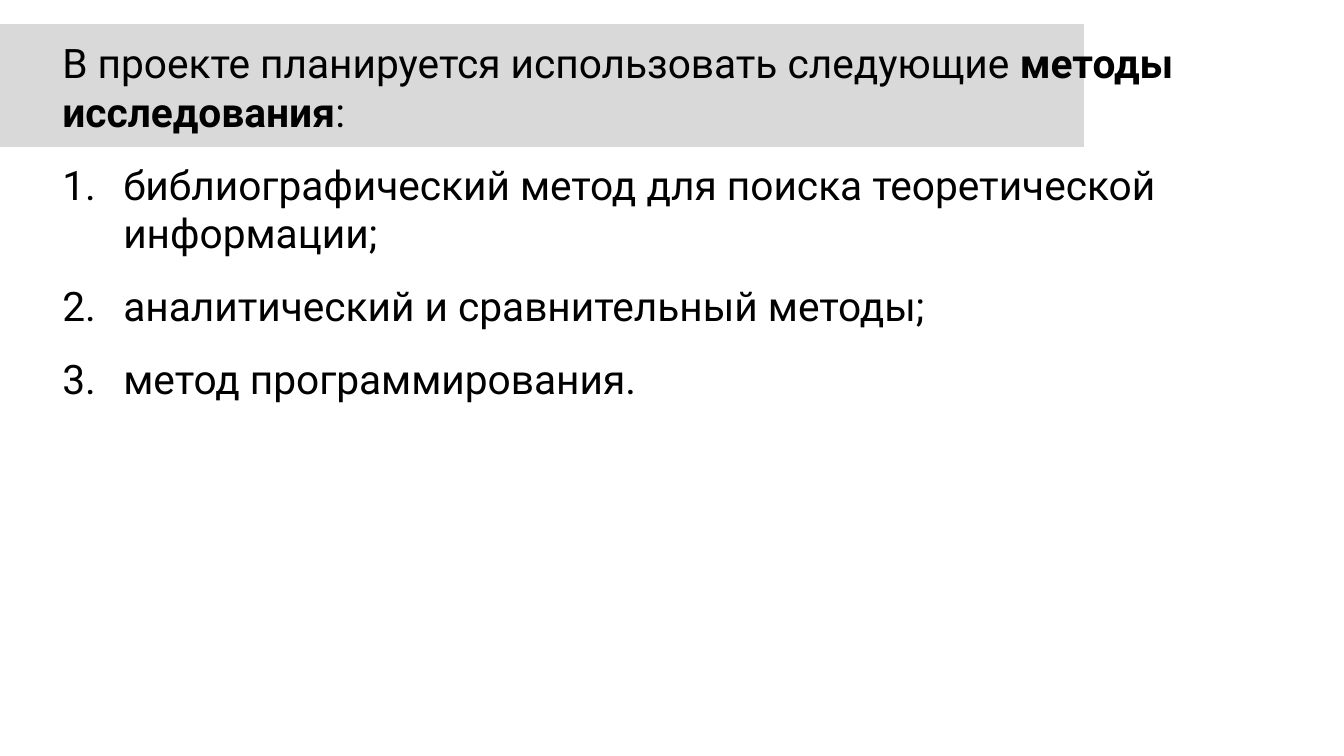
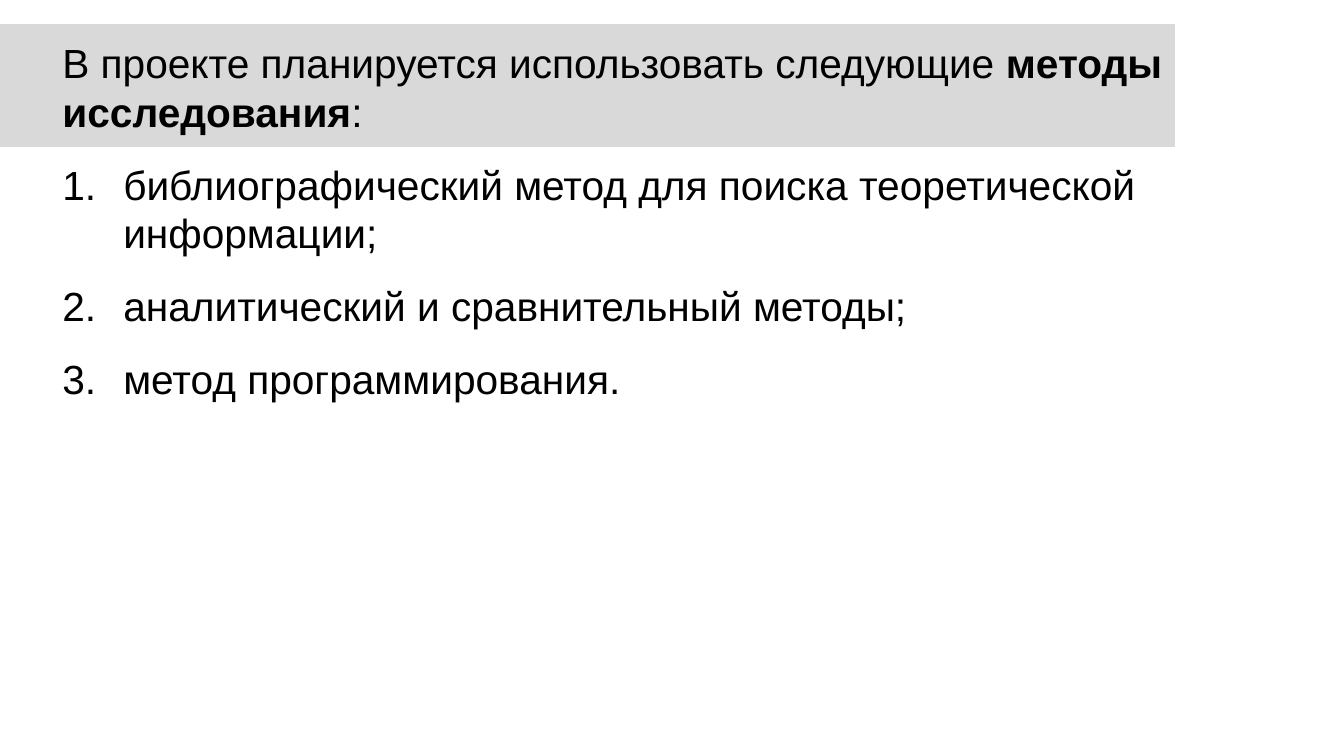
Before and after one commit to BendySonic/lampotory, a slide deck: slide 4 of documentation/22_01/Разработка виртуальной образовательной лаборатории.pptx. Drawn at 1344x756 pixels with LibreOffice and Linux fonts; fonts in the diff are those of the drawing. Boxes give left, top, right and bottom in pixels: in the first picture for what was removed or moved away, otherwise in the second. Text is boxed around its words. In the diff, an @@ line names an element or a change of style, - is before the commit and + after.

```diff
--- a/documentation/22_01/Разработка виртуальной образовательной лаборатории.pptx
+++ b/documentation/22_01/Разработка виртуальной образовательной лаборатории.pptx
@@ freeform shape: place and size @@
-freeform shape at bbox=[0, 24, 1085, 148]
+freeform shape at bbox=[0, 24, 1176, 148]
@@ text "В проекте планируется использовать следующие ..." at bbox=[62, 50, 1162, 402]: font Roboto to Arial, highlight #000000 to none @@
```
Also in this commit, not shown: 9 other slides changed, 2 other files.
